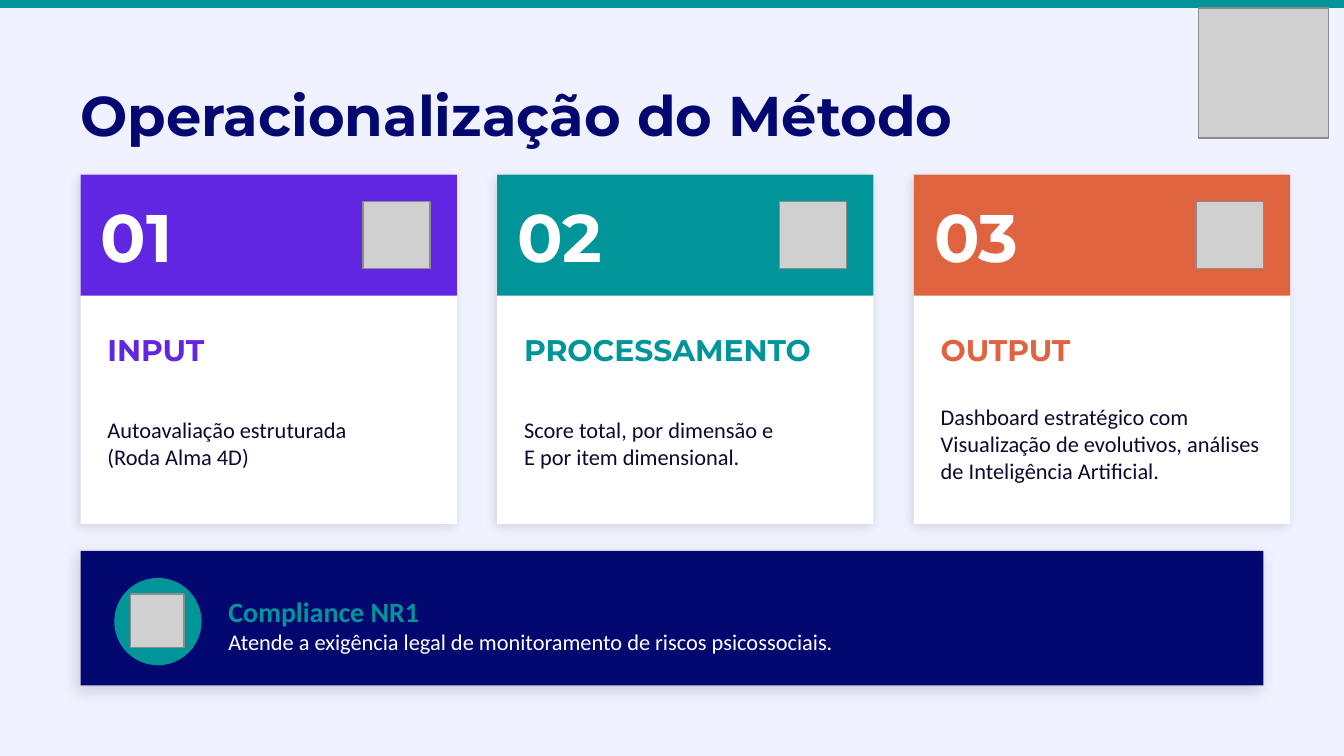
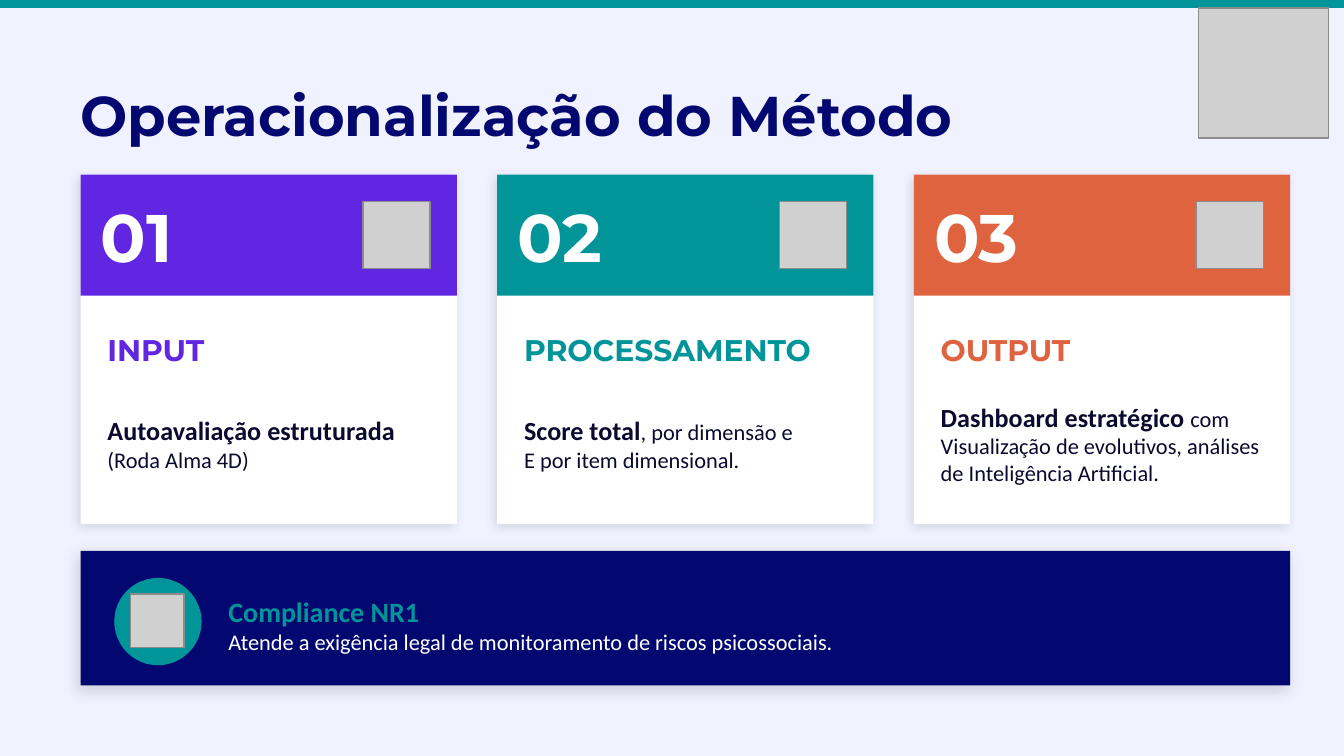
Before and after one commit to rpbrasil/alma4d, a slide deck: slide 5 of public/documentos/Apresentacao_Alma4D_Metodo.pptx. Drawn at 1344x756 pixels with LibreOffice and Linux fonts; fonts in the diff are those of the drawing; grey boxes stand for pictures. Boxes give left, top, right and bottom in pixels: in the first picture for what was removed or moved away, otherwise in the second. Text is boxed around its words. In the diff, an @@ line names an element or a change of style, - is before the commit and + after.

```diff
--- a/public/documentos/Apresentacao_Alma4D_Metodo.pptx
+++ b/public/documentos/Apresentacao_Alma4D_Metodo.pptx
@@ text at (941,408,1229,432): size 12 to 14 pt, bold on in "Dashboard estratégico" @@
@@ text at (107,421,394,445): size 12 to 14 pt, bold on in "Autoavaliação estruturada" @@
@@ text at (524,421,793,444): size 12 to 14 pt, bold on in "Score total," @@
@@ rectangle: place and size @@
-rectangle at (81,551,1263,685)
+rectangle at (81,551,1290,685)
```
Also in this commit, not shown: 2 other slides changed, 3 other files.
